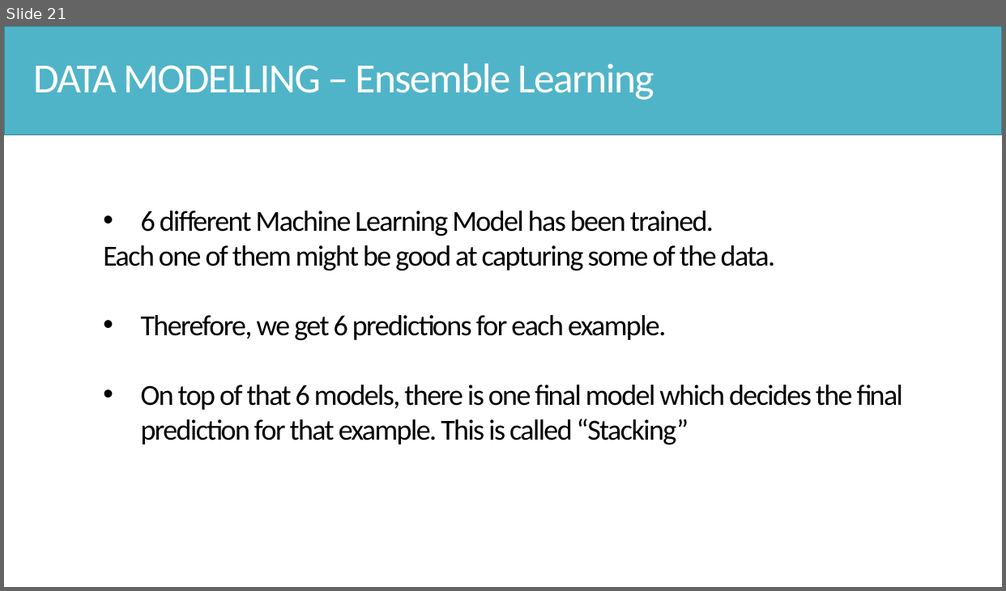
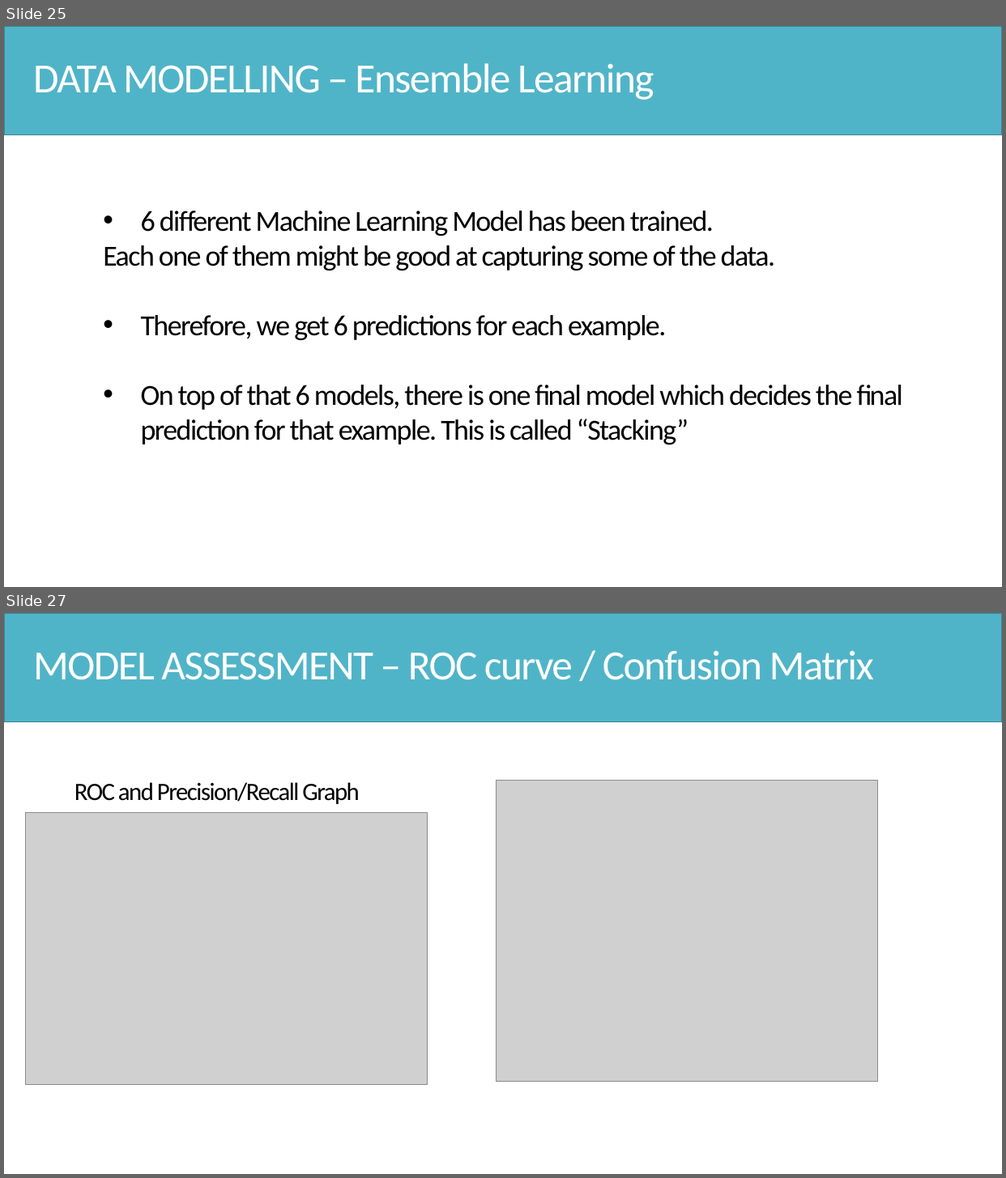
Before and after one commit to Hsgngr/dataiku_income_classification, a slide deck: Task_Presentation.pptx. Shown one above the other, each under a label of ours: slide 21 before the commit, slides 25 and 27 after it; the slides between them are not shown. The pictures are 1006x591 and 1006x1178 pixels, drawn with LibreOffice and Linux fonts; fonts in the diff are those of the drawing; grey boxes stand for pictures. Boxes give left, top, right and bottom in pixels: in the first picture for what was removed or moved away, otherwise in the second. Text is boxed around its words. In the diff, an @@ line names an element or a change of style, - is before the commit and + after.

```diff
--- a/Task_Presentation.pptx
+++ b/Task_Presentation.pptx
@@ slide 27 added at <box>4,613,1002,1174</box>, background #FFFFFF @@
@@ rectangle added at <box>4,613,1002,722</box>, fill #50B4C8, outline #3B8594 1 pt @@
@@ text added at <box>33,651,874,680</box>, 40 pt, text #FFFFFF @@
+MODEL ASSESSMENT – ROC curve / Confusion Matrix
@@ text added at <box>74,782,360,804</box>, 24 pt, text #000000 @@
+  ROC and Precision/Recall Graph
@@ picture added at <box>496,780,878,1082</box> @@
@@ picture added at <box>26,813,427,1085</box> @@
@@ what was slide 21 is now slide 25 @@
```
Also in this commit, not shown: 4 slides changed, 8 other slides added, 1 slide removed, 1 other file.
